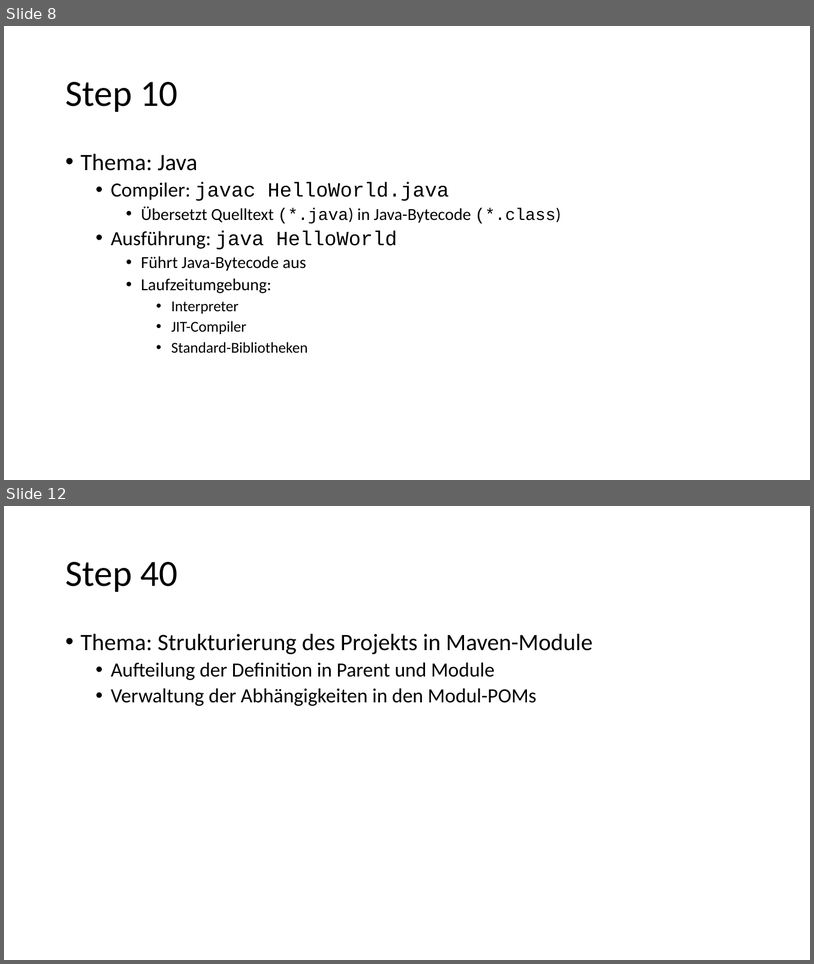
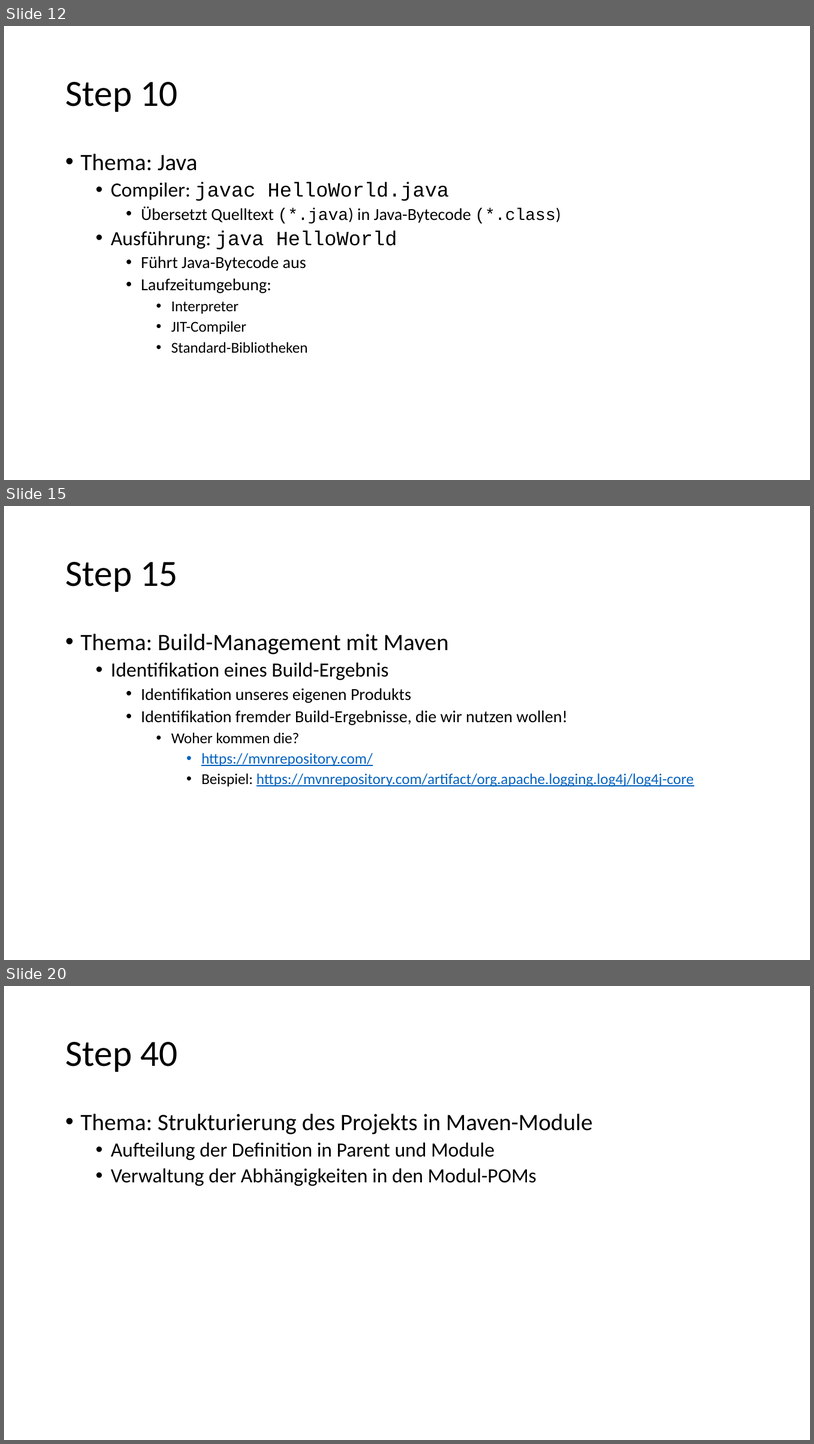
Before and after one commit to igeldo/PR4-SoSe23, a slide deck: Java-Starter.pptx. Shown one above the other, each under a label of ours: slides 8 and 12 before the commit, slides 12, 15 and 20 after it; the slides between them are not shown. The pictures are 814x964 and 814x1444 pixels, drawn with LibreOffice and Linux fonts; fonts in the diff are those of the drawing. Boxes give left, top, right and bottom in pixels: in the first picture for what was removed or moved away, otherwise in the second. Text is boxed around its words. In the diff, an @@ line names an element or a change of style, - is before the commit and + after.

Commit message:
update presentation (up to step 0030)

```diff
--- a/Java-Starter.pptx
+++ b/Java-Starter.pptx
@@ slide 15 added at (x1=4, y1=506, x2=810, y2=960), background #FFFFFF @@
@@ title added at (x1=65, y1=562, x2=178, y2=592), 44 pt, text #000000 @@
+Step 15
@@ text added at (x1=81, y1=633, x2=694, y2=787), 18 pt, text #000000 @@
+• Thema: Build-Management mit Maven
+  • Identifikation eines Build-Ergebnis
+    • Identifikation unseres eigenen Produkts
+    • Identifikation fremder Build-Ergebnisse, die wir nutzen wollen!
+      • Woher kommen die?
+        • https://mvnrepository.com/
+        • Beispiel: https://mvnrepository.com/artifact/org.apache.logging.log4j/log4j-core
@@ what was slide 8 is now slide 12 @@
@@ what was slide 12 is now slide 20 @@
```
Also in this commit, not shown: 3 slides changed, 7 other slides added.
